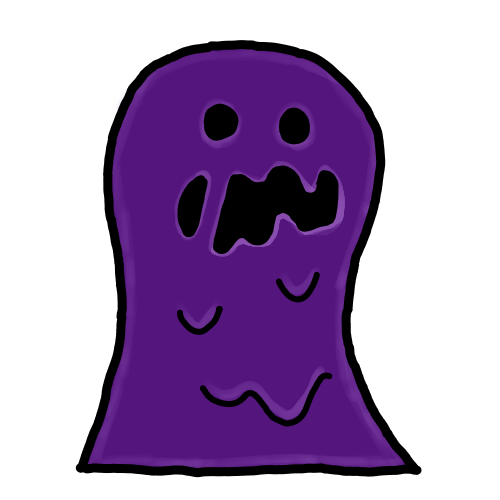
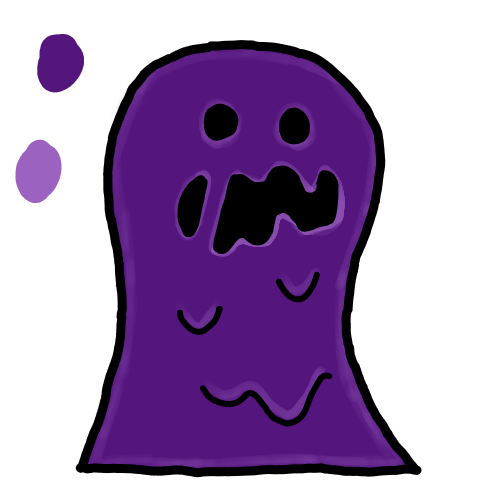
The second 500 x 500 image is a revision of the first. Changes to its layers:
painted on "outline" over left=64, top=34, right=84, bottom=90
painted on "details" over left=64, top=64, right=84, bottom=90
painted on "shading" over left=64, top=34, right=84, bottom=90
painted on "fill" over left=64, top=34, right=84, bottom=90
showed "palette" over left=15, top=34, right=84, bottom=204
